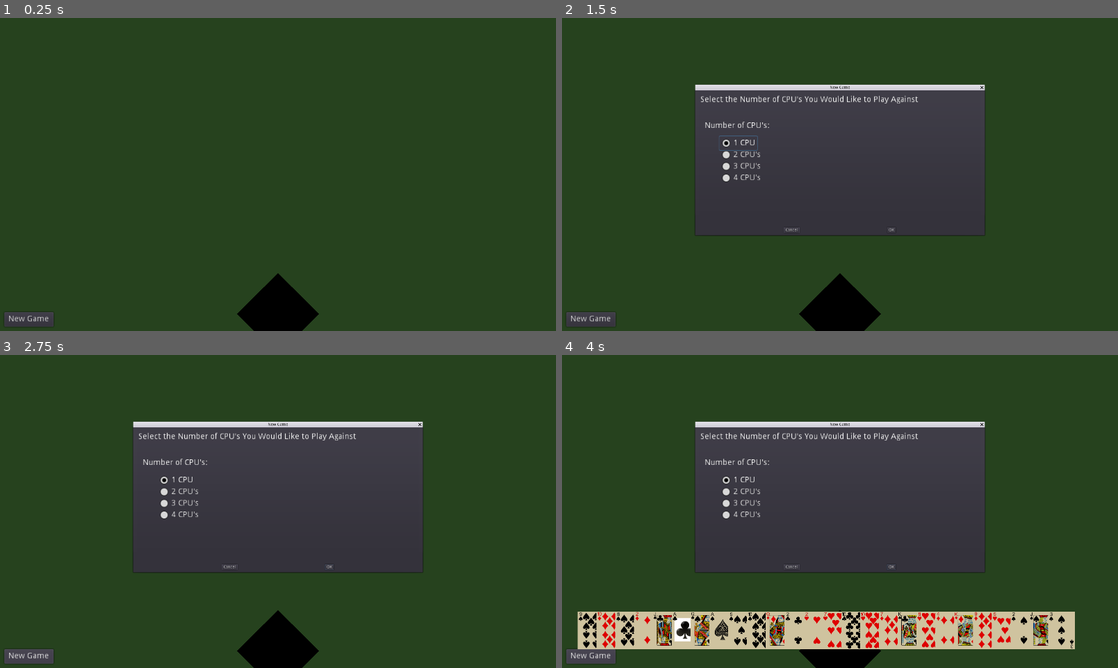
Above: before the commit, frames 1-4 (two rows, left to right).
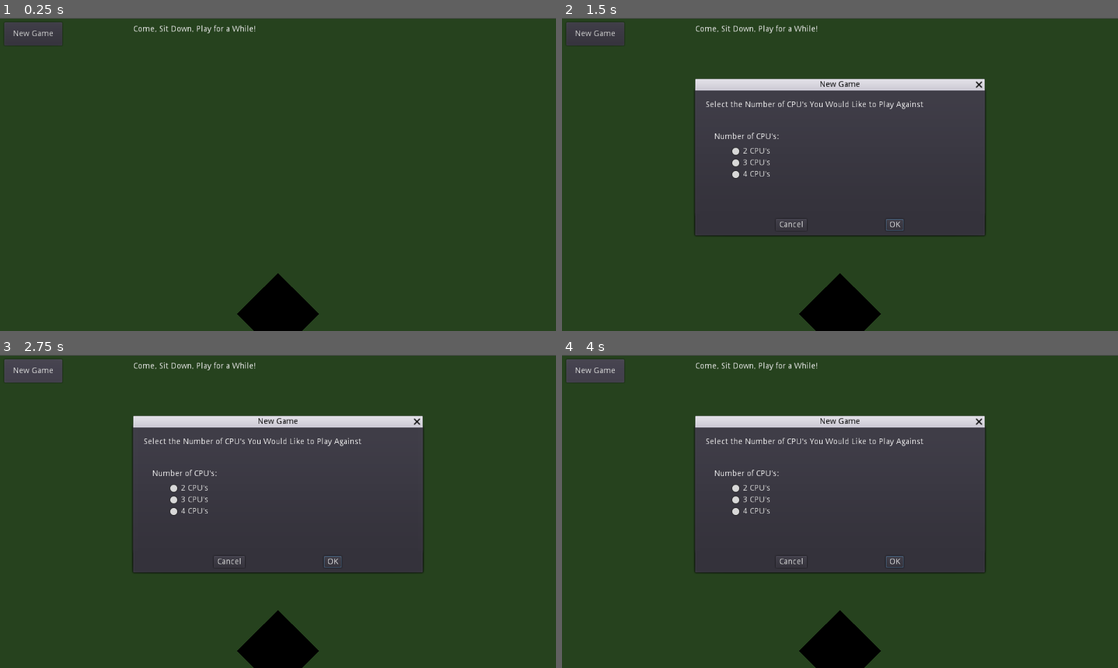
Above: after the commit, the same moments.

Repository: rjrubalcava/CowboyNoir
Game: Godot game, scene res://Scenes/MainScene.tscn
Two runs of this game, one before a commit and one after it. Both use one fixed random seed, a clock stepped at 60 frames per second and the inputs below.
Inputs (mouse positions are in pixels of both pictures, inside the frame that each line leads up to):
- Up to frame 1 (0.25 s): no input
- Up to frame 2 (1.5 s): click "New Game" at 0.5 s; click (739, 143) at 1.25 s, where only the run before the commit has a clickable "1 CPU"
- Up to frame 3 (2.75 s): click "New Game" at 2 s
- Up to frame 4 (4 s): click "OK" at 2.75 s; click "New Game" at 3.5 s

The runs differ from the first frame. In frame 1, 1.6% of the frame differs, in the area x 0-100%, y 0-99%; in frame 2, 4.0%; in frame 3, 4.0%; in frame 4, 15%.
Error after the commit: Invalid operands 'Nil' and 'int' in operator '+'. (res://Scripts/MainScene.gd:121)

Commit message:
Updating BS feats
Adding ability to hover over cards, click on cards, and displays cards centered with a slight rotation

Diff:
--- a/Scenes/Card.tscn
+++ b/Scenes/Card.tscn
@@ -1,6 +1,9 @@
-[gd_scene format=2]
+[gd_scene load_steps=2 format=2]
+
+[ext_resource path="res://Scripts/Card.gd" type="Script" id=1]
 
 [node name="Sprite" type="Sprite"]
+script = ExtResource( 1 )
 
 [node name="Card Background" type="ColorRect" parent="."]
 show_behind_parent = true
@@ -9,3 +12,6 @@
 margin_right = 115.0
 margin_bottom = 163.0
 color = Color( 0.815686, 0.768627, 0.627451, 1 )
+
+[connection signal="mouse_entered" from="Card Background" to="." method="_on_Card_Background_mouse_entered"]
+[connection signal="mouse_exited" from="Card Background" to="." method="_on_Card_Background_mouse_exited"]
--- a/Scenes/MainScene.tscn
+++ b/Scenes/MainScene.tscn
@@ -8,8 +8,9 @@
 script = ExtResource( 1 )
 
 [node name="ColorRect" type="ColorRect" parent="."]
+margin_top = 2.0
 margin_right = 1920.0
-margin_bottom = 1080.0
+margin_bottom = 1082.0
 color = Color( 0.152941, 0.262745, 0.121569, 1 )
 
 [node name="Player" parent="." instance=ExtResource( 2 )]
@@ -17,9 +18,9 @@
 
 [node name="Button" type="Button" parent="."]
 margin_left = 15.0
-margin_top = 1015.0
-margin_right = 100.0
-margin_bottom = 1040.0
+margin_top = 15.0
+margin_right = 115.0
+margin_bottom = 55.0
 rect_scale = Vector2( 2, 2 )
 text = "New Game"
 
@@ -29,69 +30,77 @@
 margin_right = 980.0
 margin_bottom = 1080.0
 
+[node name="Control" type="Control" parent="."]
+margin_left = 460.0
+margin_top = 25.0
+margin_right = 500.0
+margin_bottom = 65.0
+rect_scale = Vector2( 2, 2 )
+
+[node name="GameDirection" type="RichTextLabel" parent="Control"]
+margin_right = 450.0
+margin_bottom = 150.0
+text = "Come, Sit Down, Play for a While!"
+
+[node name="CurrentCard" type="RichTextLabel" parent="Control"]
+margin_left = 450.0
+margin_right = 500.0
+margin_bottom = 150.0
+
 [node name="newGame" type="ConfirmationDialog" parent="."]
+visible = true
 margin_left = 460.0
 margin_top = 250.0
-margin_right = 1460.0
-margin_bottom = 750.0
+margin_right = 960.0
+margin_bottom = 500.0
+rect_scale = Vector2( 2, 2 )
 window_title = "New Game"
 
 [node name="Container" type="Container" parent="newGame"]
 margin_left = 8.0
 margin_top = 8.0
-margin_right = 992.0
-margin_bottom = 464.0
+margin_right = 492.0
+margin_bottom = 214.0
 
 [node name="RichTextLabel" type="RichTextLabel" parent="newGame/Container"]
 margin_left = 10.0
 margin_top = 10.0
 margin_right = 410.0
 margin_bottom = 35.0
-rect_scale = Vector2( 2, 2 )
 text = "Select the Number of CPU's You Would Like to Play Against"
 
 [node name="RichTextLabel2" type="RichTextLabel" parent="newGame/Container"]
 margin_left = 25.0
-margin_top = 100.0
-margin_right = 155.0
-margin_bottom = 125.0
-rect_scale = Vector2( 2, 2 )
+margin_top = 65.0
+margin_right = 145.0
+margin_bottom = 80.0
 text = "Number of CPU's: "
 
 [node name="Control" type="Control" parent="newGame/Container"]
 anchor_right = 75.0
 anchor_bottom = 75.0
-margin_left = 75.0
-margin_top = 150.0
-margin_right = -73625.0
-margin_bottom = -33950.0
-rect_scale = Vector2( 2, 2 )
-
-[node name="oneCPU" type="CheckBox" parent="newGame/Container/Control"]
-margin_right = 24.0
-margin_bottom = 24.0
-pressed = true
-group = ExtResource( 3 )
-text = "1 CPU"
+margin_left = 50.0
+margin_top = 85.0
+margin_right = -36250.0
+margin_bottom = -15365.0
 
 [node name="twoCPU" type="CheckBox" parent="newGame/Container/Control"]
-margin_top = 20.0
-margin_right = 24.0
-margin_bottom = 44.0
+margin_right = 76.0
+margin_bottom = 24.0
 group = ExtResource( 3 )
 text = "2 CPU's"
 
 [node name="threeCPU" type="CheckBox" parent="newGame/Container/Control"]
-margin_top = 40.0
-margin_right = 24.0
-margin_bottom = 64.0
+margin_top = 20.0
+margin_right = 76.0
+margin_bottom = 44.0
 group = ExtResource( 3 )
 text = "3 CPU's"
 
 [node name="fourCPU" type="CheckBox" parent="newGame/Container/Control"]
-margin_top = 60.0
-margin_right = 24.0
-margin_bottom = 84.0
+margin_top = 40.0
+margin_right = 76.0
+margin_bottom = 64.0
 group = ExtResource( 3 )
 text = "4 CPU's"
 
--- /dev/null
+++ b/Scripts/Card.gd
@@ -0,0 +1,40 @@
+extends Sprite
+
+
+# Declare member variables here. Examples:
+# var a = 2
+# var b = "text"
+var focused = false
+var notSelected = true
+
+
+# Called when the node enters the scene tree for the first time.
+func _ready():
+	pass # Replace with function body.
+
+func _input(event):
+	if event is InputEventMouseButton and event.pressed and event.button_index == BUTTON_LEFT:
+		if get_rect().has_point(to_local(event.position)) and (focused):
+			if(notSelected):
+				notSelected = false
+				scale *= 1.25
+			else:
+				notSelected = true
+				scale /= 1.25
+			print("A click!")
+
+
+# Called every frame. 'delta' is the elapsed time since the previous frame.
+#func _process(delta):
+#	pass
+
+func _on_Card_Background_mouse_entered():
+	scale*=1.25
+	raise()
+	focused = true
+	# Replace with function body.
+
+
+func _on_Card_Background_mouse_exited():
+	scale /= 1.25
+	focused = false
--- a/Scripts/Global.gd
+++ b/Scripts/Global.gd
@@ -7,19 +7,24 @@
 
 var m_parent = null
 var m_numOfCPUs = null
+
 var clubsArr = null
 var diamondsArr = null
 var heartsArr = null
 var spadesArr = null
+
 var firstCardSuit = null
 var firstCard = null
 var tempCard = null
 var noNewCard = null
+
+
 var playerHand = null
 var cpuOneHand = null
 var cpuTwoHand = null
 var cpuThreeHand = null
 var cpuFourHand = null
+var centerHand = null
 
 
 # Called when the node enters the scene tree for the first time.
@@ -38,13 +43,9 @@
 	cpuTwoHand = []
 	cpuThreeHand = []
 	cpuFourHand = []
+	centerHand = []
 
-
-	if(m_numOfCPUs == 1):
-		for x in 26:
-			playerHand.append(getRandomCard())
-			cpuOneHand.append(getRandomCard())
-	elif(m_numOfCPUs == 2):
+	if(m_numOfCPUs == 2):
 		for x in 17:
 			playerHand.append(getRandomCard())
 			cpuOneHand.append(getRandomCard())
--- a/Scripts/MainScene.gd
+++ b/Scripts/MainScene.gd
@@ -1,7 +1,6 @@
 extends Node2D
 
 onready var m_popup = $newGame
-onready var oneCPU = null
 onready var twoCPU = null
 onready var threeCPU = null
 onready var fourCPU = null
@@ -9,6 +8,8 @@
 onready var playerTurn = 1
 onready var numOfPlayers = null
 onready var myCards = $PlayerCards
+
+
 onready var card = preload("res://Scenes/Card.tscn")
 onready var c1 = preload("res://Assets/Cards/Clubs/c1.png")
 onready var c2 = preload("res://Assets/Cards/Clubs/c2.png")
@@ -77,11 +78,22 @@
 func playGame():
 	print(Global.playerHand)
 	print(Global.playerHand.size())
+	var cardPosition
+	var tempNode
+	var handSize = float(Global.playerHand.size())
 	for x in Global.playerHand.size():
-		var cardPosition = Vector2((x * 65) + 100,950)
-		var tempNode = Global.newNode(card, cardPosition, myCards, 1)
-		tempNode.texture = get(Global.playerHand[x-1])
-		tempNode.scale *=.40
+		if(x < (Global.playerHand.size() / 2)):
+			cardPosition = Vector2(900 - (x * 95),900 + (10 * x))
+			tempNode = Global.newNode(card, cardPosition, myCards, 1)
+			tempNode.texture = get(Global.playerHand[x])
+			tempNode.scale *=.40
+			tempNode.rotation = float((-x) / (2 * handSize))
+		else:
+			cardPosition = Vector2(900 + ((handSize - x)* 95),900 + (10 * (handSize - x)))
+			tempNode = Global.newNode(card, cardPosition, myCards, 1)
+			tempNode.texture = get(Global.playerHand[x])
+			tempNode.scale *=.40
+			tempNode.rotation = float((handSize - x) / (2 * handSize))
 
 
 	while noWinner:
@@ -91,15 +103,16 @@
 
 func _on_Button_button_up():
 	m_popup.popup()
-	oneCPU = $newGame/Container/Control/oneCPU
 	twoCPU = $newGame/Container/Control/twoCPU
 	threeCPU = $newGame/Container/Control/threeCPU
 	fourCPU = $newGame/Container/Control/fourCPU
 
 func _on_newGame_confirmed():
-	if(oneCPU.pressed == true):
-		Global.m_numOfCPUs = 1
-	elif (twoCPU.pressed == true):
+	for x in myCards.get_children():
+		myCards.remove_child(x)
+		x.queue_free()
+
+	if (twoCPU.pressed == true):
 		Global.m_numOfCPUs = 2
 	elif(threeCPU.pressed == true):
 		Global.m_numOfCPUs = 3
